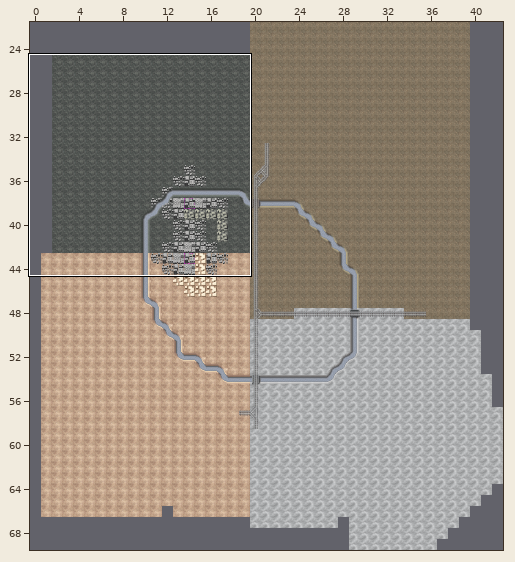
Tiled map, stored at command/layerauto/test/layerauto_example_answer.tmx. Above, an overview of the earlier version with the close-up marked.
Close-up. The starting point:
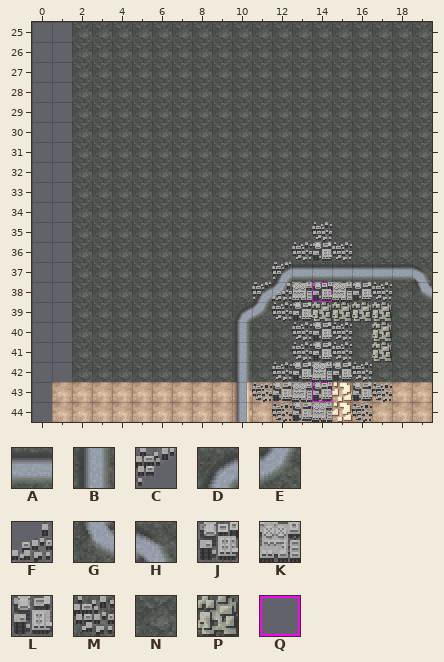
Cells are 20x20 px. Shown: x 0..19, y 25..44. The commit also changed other parts of the map, which this record leaves out.
Key: from "巴巴罗萨计划(N4版)地块byXs": A 0, B 1, C 13, D 18, E 19, F 32, G 36, H 37, J 49, K 50, L 67, M 68, N 73, P 110; from "辅助地块（1.2版）byXs": Q 139.
_ is an empty cell.
Layers that did not change in this view are not listed.
Layer "Ground" before, first column x 0:
25 __NNNNNNNNNNNNNNNNNN
26 __NNNNNNNNNNNNNNNNNN
27 __NNNNNNNNNNNNNNNNNN
28 __NNNNNNNNNNNNNNNNNN
29 __NNNNNNNNNNNNNNNNNN
30 __NNNNNNNNNNNNNNNNNN
31 __NNNNNNNNNNNNNNNNNN
32 __NNNNNNNNNNNNNNNNNN
33 __NNNNNNNNNNNNNNNNNN
34 __NNNNNNNNNNNNNNNNNN
35 __NNNNNNNNNNNNNNNNNN
36 __NNNNNNNNNNNNNNNNNN
37 __NNNNNNNNNNDAAAAAAH
38 __NNNNNNNNNDENNNNNNG
39 __NNNNNNNNDENNPPPPNN
40 __NNNNNNNNBNNNNNNPNN
41 __NNNNNNNNBNNNNNNPNN
42 __NNNNNNNNBNNNNNNNNN
Layer "ItemsExtra" before, first column x 6:
33 ______________
34 ______________
35 ________M_____
36 _______MLM____
37 ______C_______
38 _____CFKJKLM__
39 ______ML______
40 _______MLM____
41 _______MLM____
42 ______MLKLM___
43 _____MLKJ_LM__
44 ______MLK_M___
The same view after the edit:
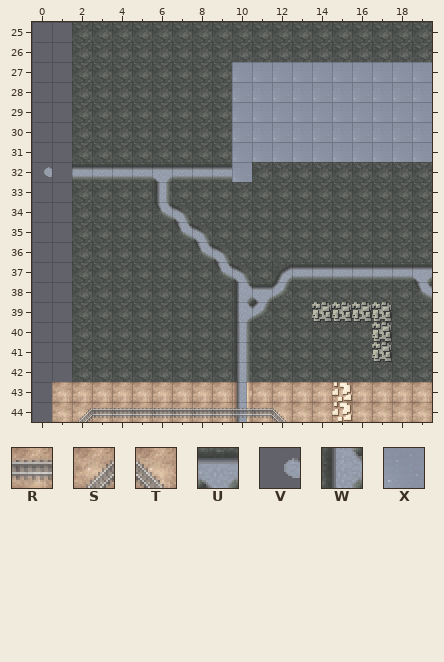
Further tiles: from "巴巴罗萨计划(N4版)地块byXs": R 16, S 33, T 34, U 38, V 48, W 54; from "巴巴罗萨计划(N4版)渐变海洋地块byXs": X 50.
Tiles of an added or newly shown layer are drawn over the layers below it.
See-through tiles are keyed as they look on the map.
From old to new:
Changed rows in their new state; . is an unchanged cell.
Layer "Ground":
first column x 2:
27 ........XXXXXXXXXX
28 ........XXXXXXXXXX
29 ........XXXXXXXXXX
30 ........XXXXXXXXXX
31 ........XXXXXXXXXX
32 AAAAUAAAX.........
33 ....B.............
34 ....GH............
35 .....GH...........
36 ......GH..........
37 .......GH........U
38 ........WU........
39 ........W.........
Layer "Items_river":
first column x 0:
32 V
Layer "Items_railway" (added):
first column x 2:
44 SRRRRRRRRRT
Layer "PathingOverride":
first column x 14:
38 _
first column x 14:
43 _
Layer "ItemsExtra":
first column x 11:
35 ..._...
36 ..___..
37 ._.....
38 _______
39 .__....
40 ..___..
41 ..___..
42 ._____.
43 ____.__
44 .___._.
Pixel boxes of the changes (left, top, right, bottom) in both close-ups:
changed: (72, 62, 432, 422)
added: (44, 167, 52, 177)
